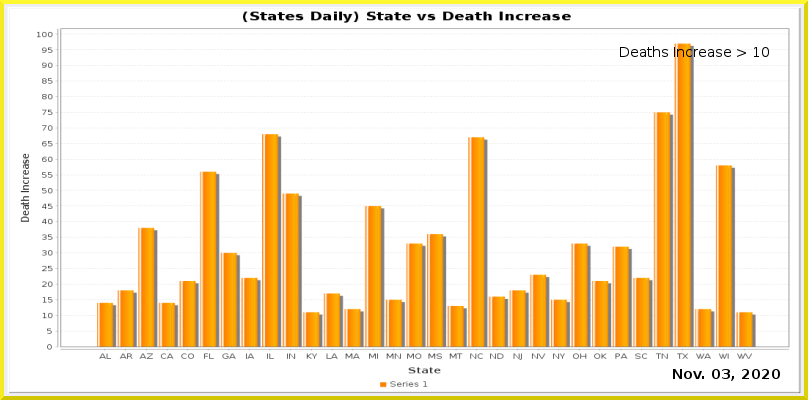
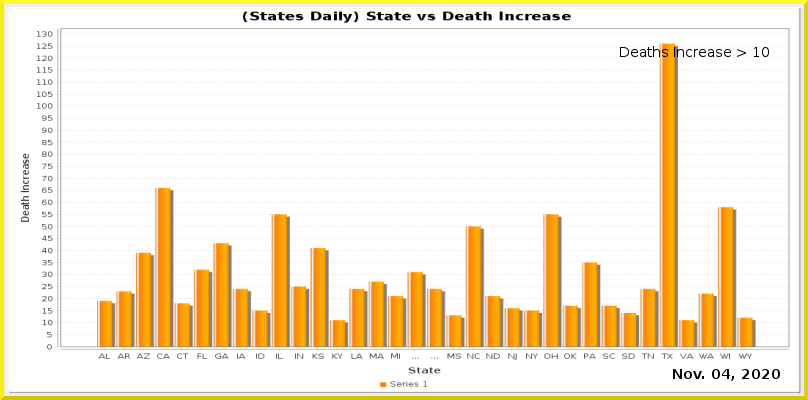
Layer changes from the first 808x400 image to the second:
painted on "Current Date" over [722, 369, 730, 379]
painted on "Date_vs_TestIncrease.png" over [37, 31, 789, 360]
